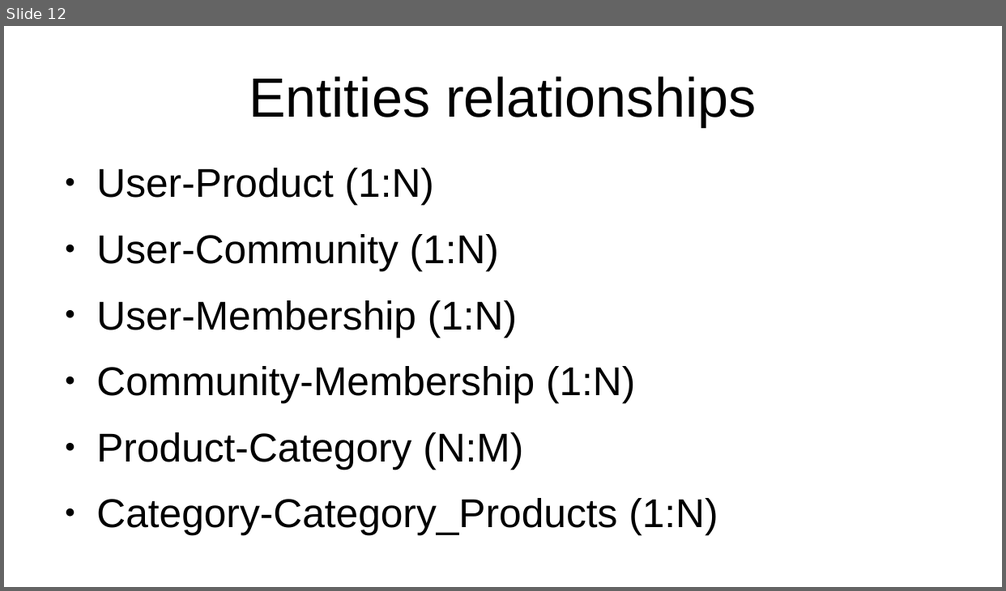
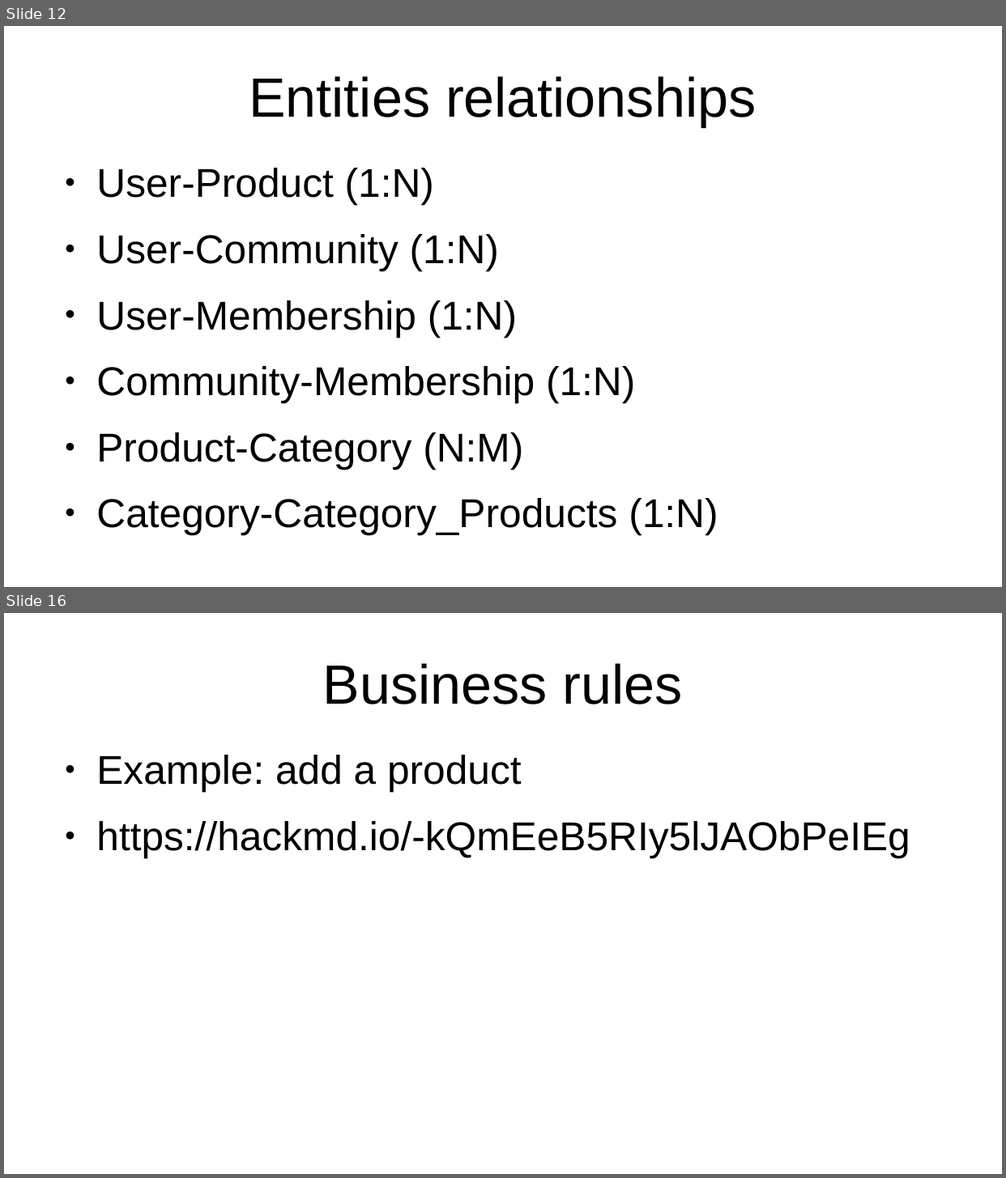
Before and after one commit to EmmaBroudic/Projet-Nooky, a slide deck: Pres.odp. Shown one above the other, each under a label of ours: slide 12 before the commit, slides 12 and 16 after it; the slides between them are not shown. The pictures are 1006x591 and 1006x1178 pixels, drawn with LibreOffice and Linux fonts; fonts in the diff are those of the drawing. Boxes give left, top, right and bottom in pixels: in the first picture for what was removed or moved away, otherwise in the second. Text is boxed around its words. In the diff, an @@ line names an element or a change of style, - is before the commit and + after.

```diff
--- a/Pres.odp
+++ b/Pres.odp
@@ slide 16 added at box(4, 613, 1002, 1174), background #FFFFFF @@
@@ title added at box(323, 663, 683, 705), 44 pt, text #000000 @@
+Business rules
@@ text added at box(96, 755, 910, 858), 32 pt, text #000000 @@
+● Example: add a product
+● https://hackmd.io/-kQmEeB5RIy5lJAObPeIEg
```
Also in this commit, not shown: 1 slide changed, 3 other slides added, 3 slides removed, 8 other files.
